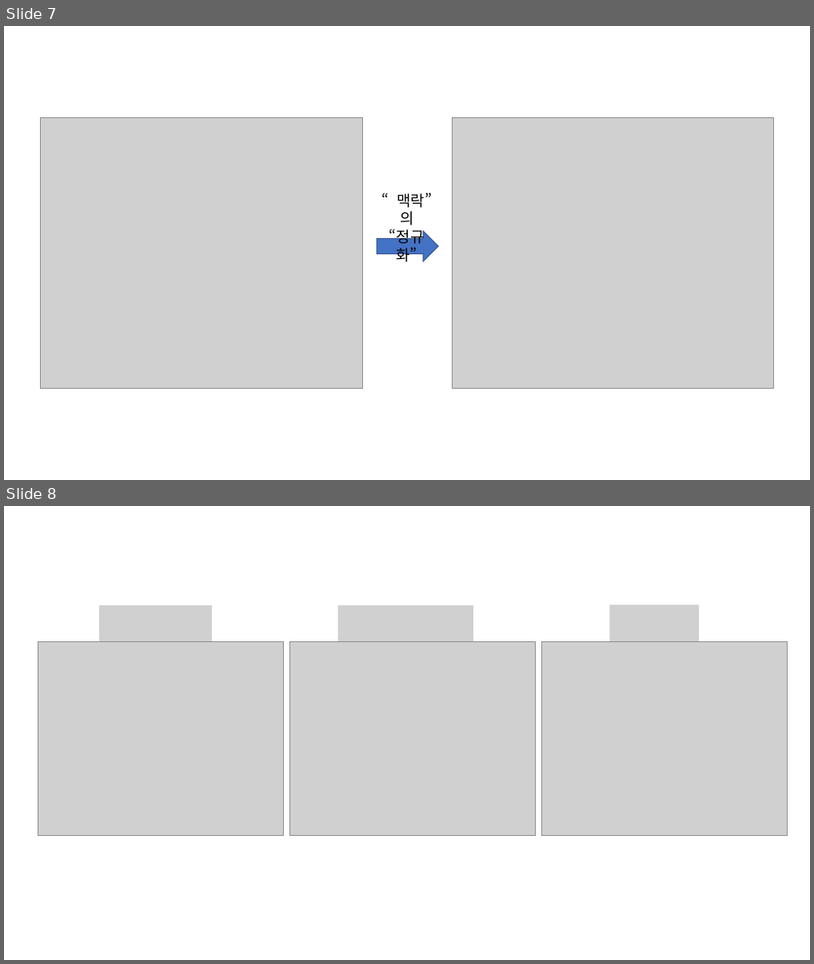
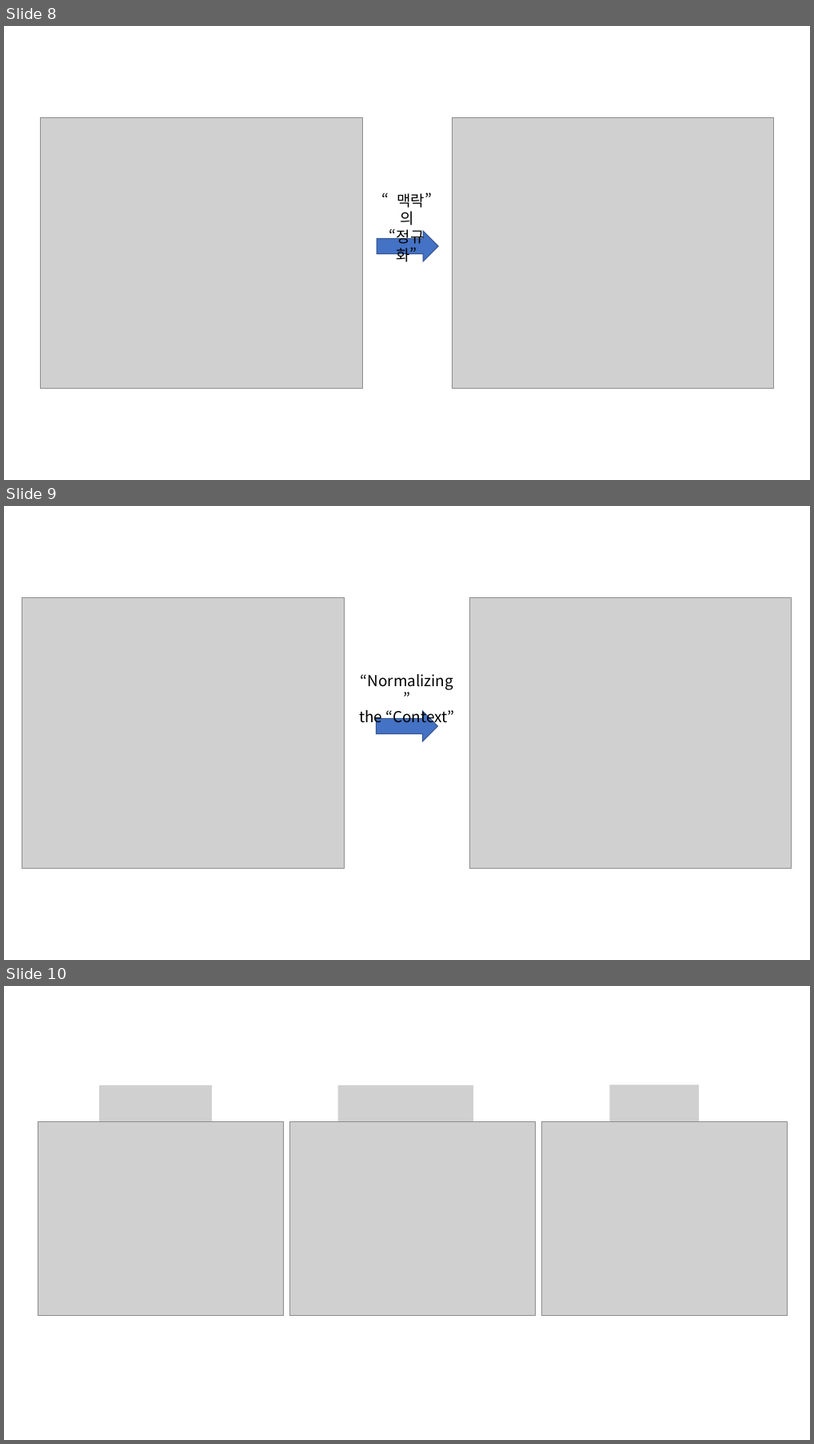
Before and after one commit to answeredbyablemind/answeredbyablemind.github.io, a slide deck: pics/2022-09-28-Mahalanobis_distance/pics.pptx. Shown one above the other, each under a label of ours: slides 7 and 8 before the commit, slides 8, 9 and 10 after it. The pictures are 814x964 and 814x1444 pixels, drawn with LibreOffice and Linux fonts; fonts in the diff are those of the drawing; grey boxes stand for pictures. Boxes give left, top, right and bottom in pixels: in the first picture for what was removed or moved away, otherwise in the second. Text is boxed around its words. In the diff, an @@ line names an element or a change of style, - is before the commit and + after.

```diff
--- a/pics/2022-09-28-Mahalanobis_distance/pics.pptx
+++ b/pics/2022-09-28-Mahalanobis_distance/pics.pptx
@@ slide 9 added at (x1=4, y1=506, x2=810, y2=960), background #FFFFFF @@
@@ picture added at (x1=22, y1=598, x2=345, y2=868) @@
@@ picture added at (x1=470, y1=598, x2=792, y2=868) @@
@@ text added at (x1=359, y1=674, x2=455, y2=727), 18 pt, text #000000 @@
+“Normalizing”
+the “Context”
@@ right arrow added at (x1=377, y1=711, x2=438, y2=742), fill #4472C4, outline #325491 1 pt @@
@@ what was slide 7 is now slide 8 @@
@@ what was slide 8 is now slide 10 @@
```
Also in this commit, not shown: 5 other slides added, 20 other files.
